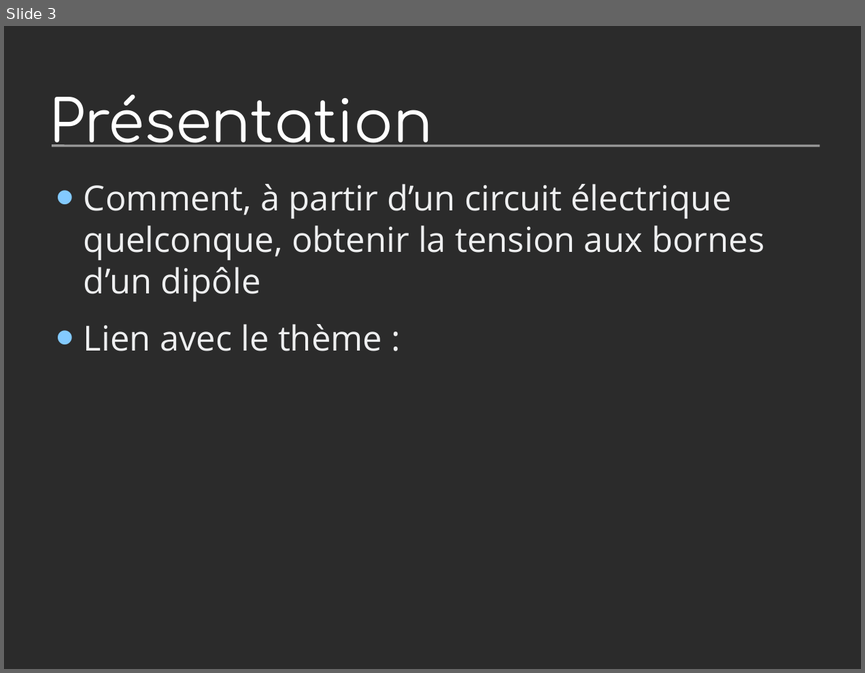
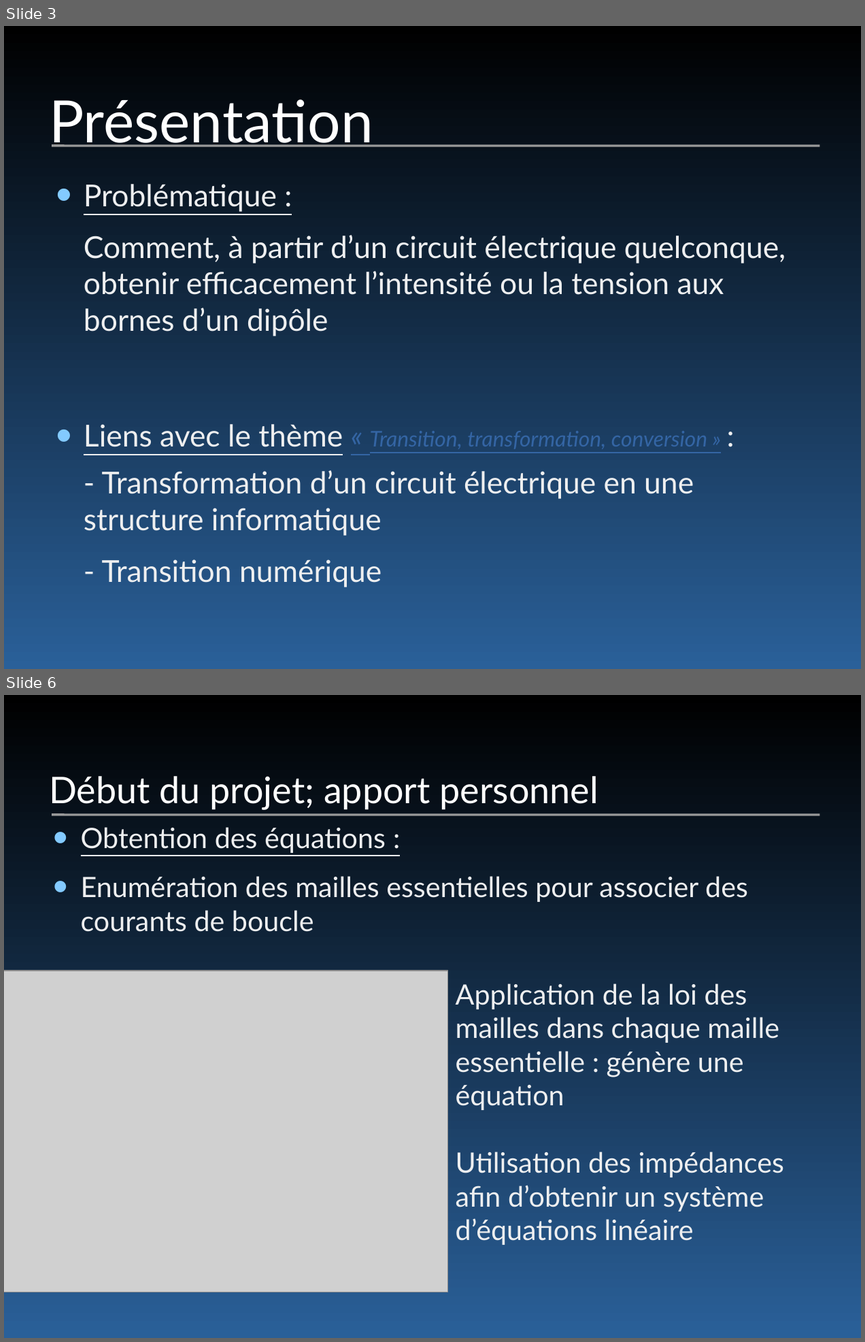
Before and after one commit to JulesJux/TIPE, a slide deck: journal_de_bord/diapofinal.odp. Shown one above the other, each under a label of ours: slide 3 before the commit, slides 3 and 6 after it; the slides between them are not shown. The pictures are 865x673 and 865x1342 pixels, drawn with LibreOffice and Linux fonts; fonts in the diff are those of the drawing; grey boxes stand for pictures; background and template pictures are left out; a plain dark background stands for a picture behind light text. Boxes give left, top, right and bottom in pixels: in the first picture for what was removed or moved away, otherwise in the second. Text is boxed around its words. In the diff, an @@ line names an element or a change of style, - is before the commit and + after.

```diff
--- a/journal_de_bord/diapofinal.odp
+++ b/journal_de_bord/diapofinal.odp
@@ slide 6 added at <box>4,695,861,1338</box>, background gradient #000000 to #2A6099; not listed: 1 template element that a slide beside it also shows @@
@@ title added at <box>49,776,598,810</box>, 34 pt, text #FFFFFF @@
+Début du projet; apport personnel
@@ text added at <box>81,827,748,932</box>, 26 pt, text #EEEFF0 @@
+• Obtention des équations :
+• Enumération des mailles essentielles pour associer des courants de boucle
@@ picture added at <box>4,970,448,1291</box> @@
@@ rectangle added at <box>20,986,432,1292</box>, fill #FFFFFF, outline #000000 0 pt @@
@@ text added at <box>456,983,784,1244</box>, 26 pt, text #EEEFF0 @@
+Application de la loi des mailles dans chaque maille essentielle : génère une équation
+Utilisation des impédances afin d’obtenir un système d’équations linéaire
@@ slide 3 changed as well @@
@@ background picture (left out) to gradient #000000 to #2A6099 @@
@@ title "Présentation" at <box>49,99,373,147</box>: font Comfortaa to Lato @@
@@ text at <box>84,184,785,587</box>: text changed; size 32 to 28 pt; font Open Sans to Lato @@
-• Comment, à partir d’un circuit électrique quelconque, obtenir la tension aux bornes d’un dipôle
-• Lien avec le thème :
+• Problématique :
+Comment, à partir d’un circuit électrique quelconque, obtenir efficacement l’intensité ou la tension aux bornes d’un dipôle
+• Liens avec le thème « Transition, transformation, conversion » :
+- Transformation d’un circuit électrique en une structure informatique
+- Transition numérique
```
Also in this commit, not shown: 2 other slides changed, 7 other slides added, 4 slides removed, 15 other files.
